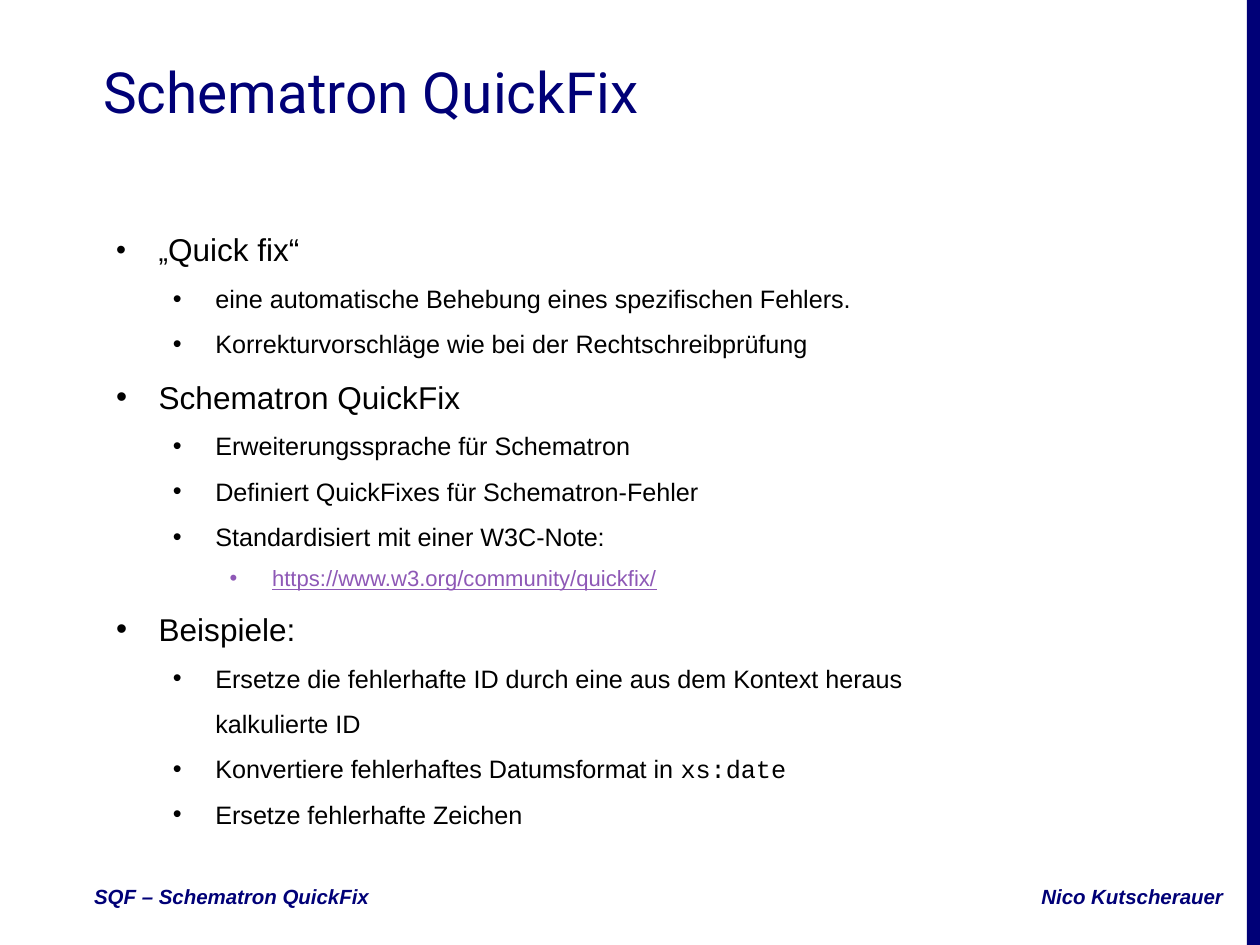
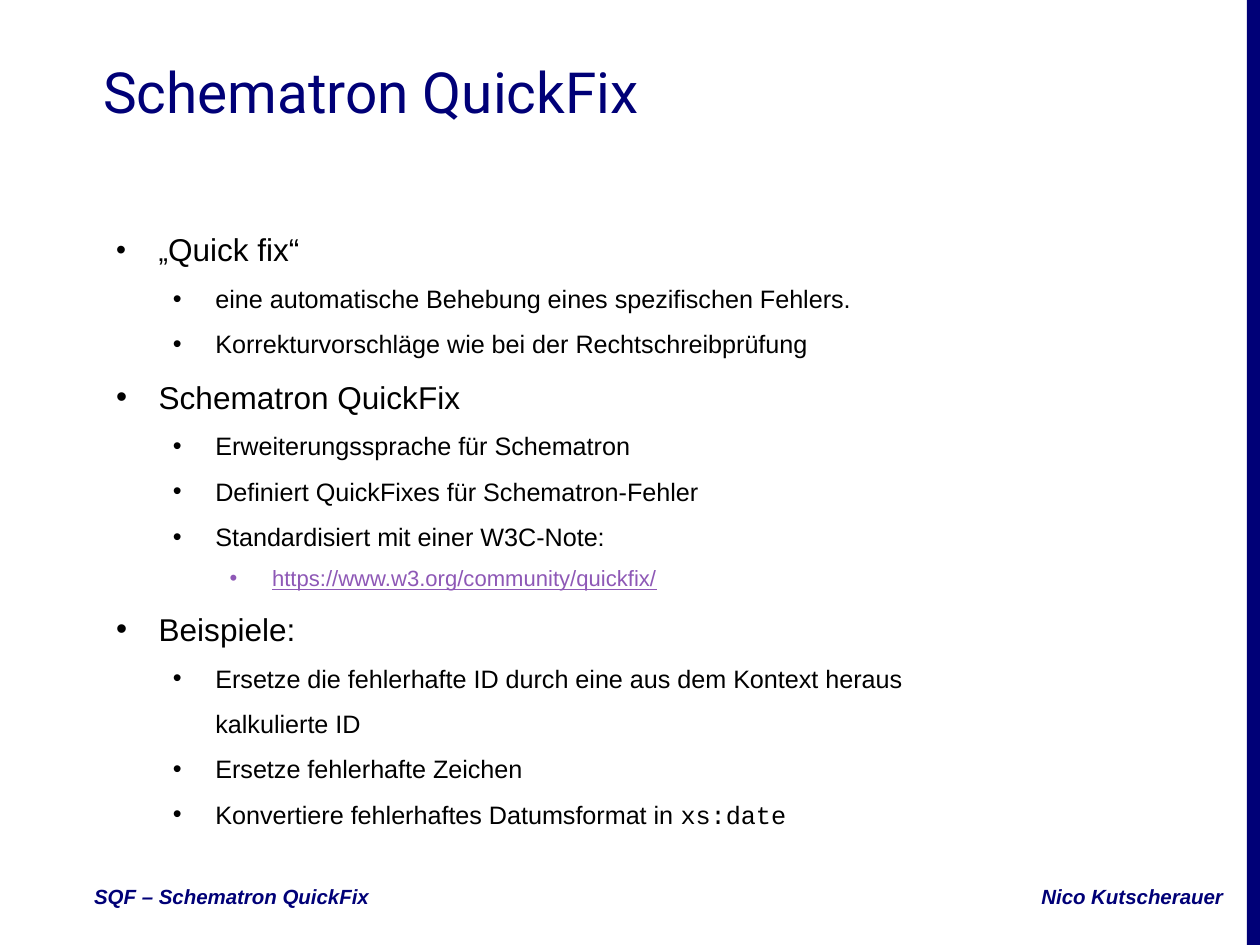
Before and after one commit to nkutsche/SchematronQuickFix-2017-11-17, a slide deck: slide 4 of SQF-Escali.pptx. Drawn at 1260x945 pixels with LibreOffice and Linux fonts; fonts in the diff are those of the drawing; background and template pictures are left out. Boxes give left, top, right and bottom in pixels: in the first picture for what was removed or moved away, otherwise in the second. Text is boxed around its words. In the diff, an @@ line names an element or a change of style, - is before the commit and + after.

```diff
--- a/SQF-Escali.pptx
+++ b/SQF-Escali.pptx
@@ subtitle at bbox=[215, 759, 522, 779]: paragraph added @@
+  • Ersetze fehlerhafte Zeichen
@@ subtitle at bbox=[215, 805, 522, 825]: paragraph removed @@
-  • Ersetze fehlerhafte Zeichen
```
Also in this commit, not shown: 3 other slides changed.
